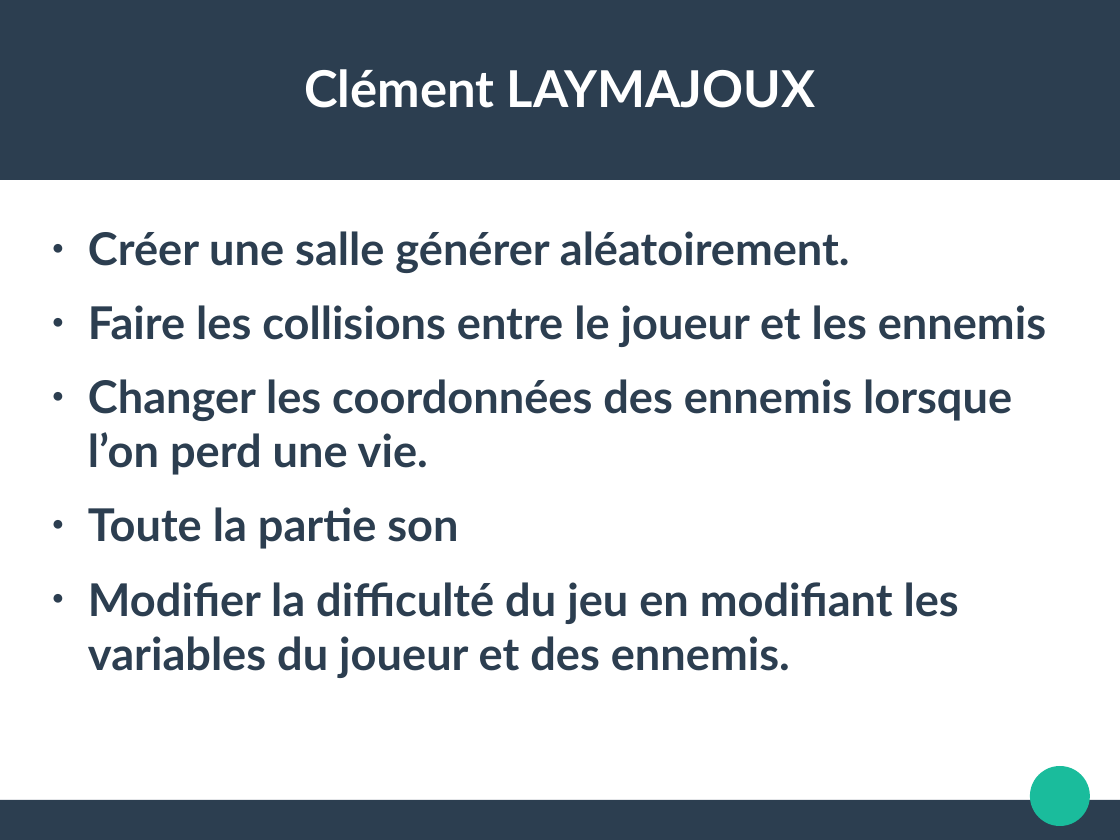
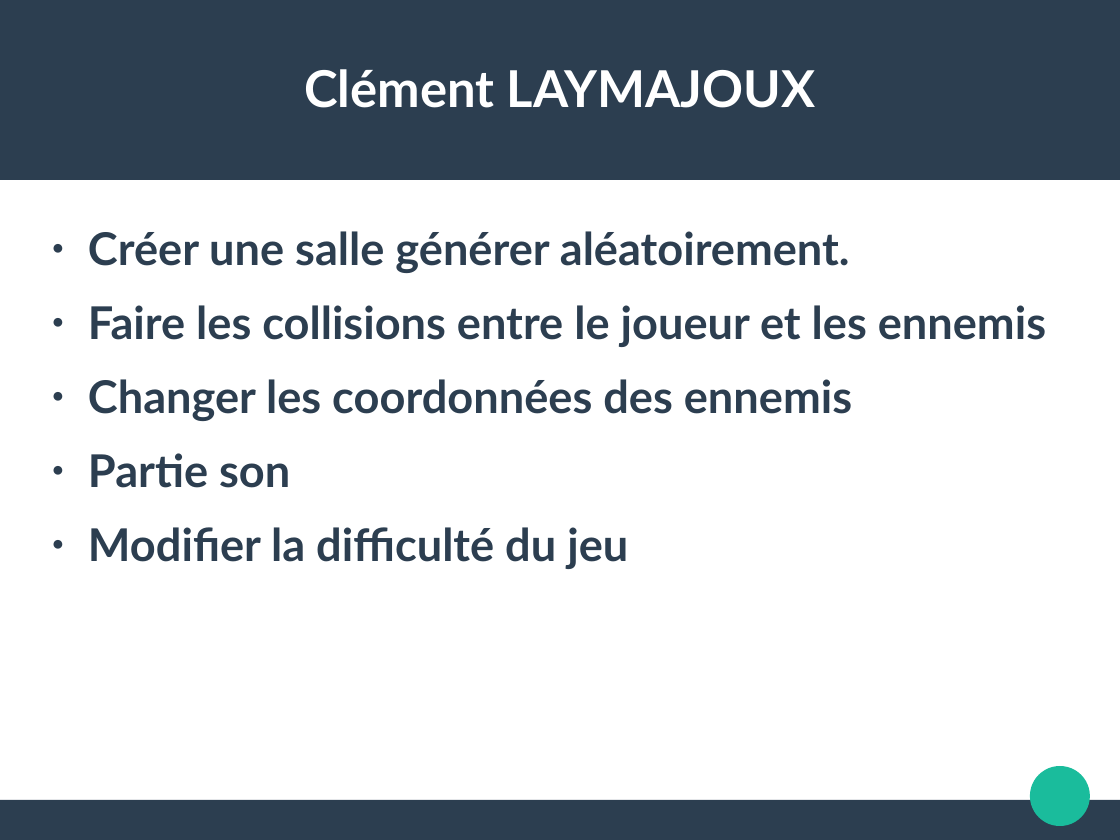
Before and after one commit to matthieurobert/Projet-ISN, a slide deck: slide 4 of Dossier_clément/Présentation_Clément_LAYMAJOUX.odp (slide 6 before the commit). Drawn at 1120x840 pixels with LibreOffice and Linux fonts; fonts in the diff are those of the drawing. Boxes give left, top, right and bottom in pixels: in the first picture for what was removed or moved away, otherwise in the second. Text is boxed around its words. In the diff, an @@ line names an element or a change of style, - is before the commit and + after.

```diff
--- a/Dossier_clément/Présentation_Clément_LAYMAJOUX.odp
+++ b/Dossier_clément/Présentation_Clément_LAYMAJOUX.odp
@@ text at box(88, 379, 852, 569): text changed @@
-● Changer les coordonnées des ennemis lorsque l’on perd une vie.
-● Toute la partie son
-● Modifier la difficulté du jeu en modifiant les variables du joueur et des ennemis.
+● Changer les coordonnées des ennemis
+● Partie son
+● Modifier la difficulté du jeu
```
Also in this commit, not shown: 1 other slide changed, 2 slides removed, 2 other files.
